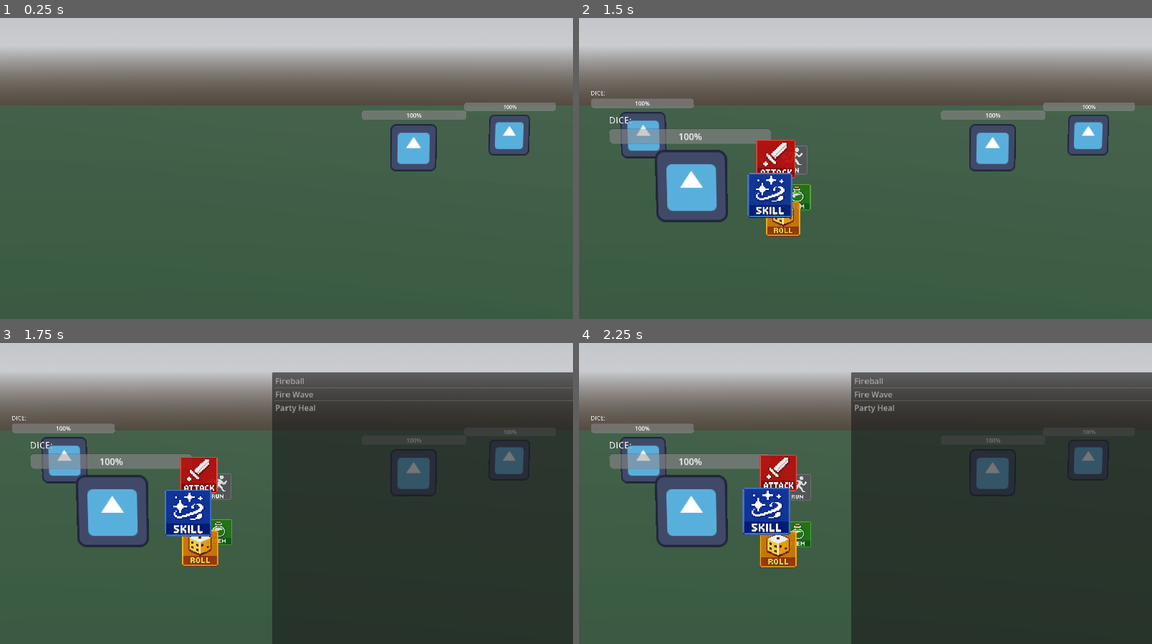
Above: before the commit, frames 1-4 (two rows, left to right).
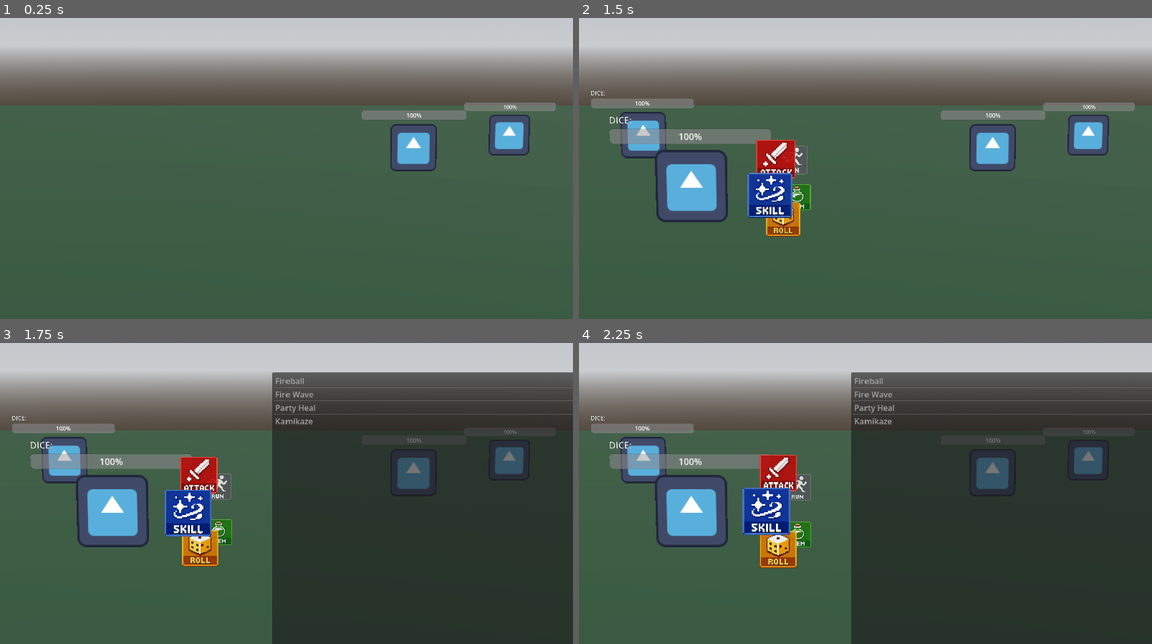
Above: after the commit, the same moments.

Repository: pollution0504/diceGame
Game: Godot game, scene res://Combat/battle_scene.tscn
The game is run twice, just before and just after one commit, with the same random seed, the same clock (stepped at 60 frames per second) and the same inputs. The project has no main scene, so this scene is started directly. The engine's default icon, where the game draws it, is replaced by a stand-in: a white triangle on a blue panel in a dark square.
Inputs:
- Up to frame 1 (0.25 s): no input
- Up to frame 2 (1.5 s): tap Enter (ui_accept) at 0.5, 0.77 s; hold D (right) 0.53-1.28 s; hold S (down) from 1.28 s (still down)
- Up to frame 3 (1.75 s): keep holding S (down); tap Enter (ui_accept) at 1.52 s
- Up to frame 4 (2.25 s): release S (down) at 2.03 s; hold D (right) from 2.03 s (still down)

Frames 1-2 are identical in both runs. In frame 3, 0.2% of the frame differs, in the area x 47-100%, y 23-28%; in frame 4, 0.2%.

Commit message:
i hate life

Diff:
--- a/Combat/battle_entity.gd
+++ b/Combat/battle_entity.gd
@@ -123,6 +123,7 @@
 			Effect.Target.ENEMY:
 				effect.apply(self, target_entity)
 			Effect.Target.ALL_ALLIES:
+				effect.apply(self, self)
 				for ally in allies:
 					effect.apply(self, ally)
 			Effect.Target.ALL_ENEMIES:
--- a/Combat/battle_player.gd
+++ b/Combat/battle_player.gd
@@ -110,11 +110,21 @@
 
 func PlaySkillAnimation(skill : Skill,target_entity: BattleEntity, allies: Array = [], enemies: Array = []):
 	var original_pos = global_position
-	var target_pos = target_entity.global_position
 	var ground_y = original_pos.y
 
+	# Pick a target position — center of enemies, or fallback to target_entity
+	var target_pos: Vector3
+	if target_entity == null and enemies.size() > 0:
+		target_pos = Vector3.ZERO
+		for e in enemies:
+			target_pos += e.global_position
+		target_pos /= enemies.size()
+	elif target_entity != null:
+		target_pos = target_entity.global_position
+	else:
+		target_pos = original_pos
+
 	var dir = (target_pos - original_pos).normalized()
-	# Takeoff point
 	var jump_start_pos = target_pos - (dir * skill.distance_from_enemy)
 	var tween = get_tree().create_tween()
 
--- a/Combat/battle_scene.gd
+++ b/Combat/battle_scene.gd
@@ -2,6 +2,7 @@
 
 # Signals make the flow much easier to manage
 signal target_selected(index)
+
 @onready var audio_stream_player_2d = $AudioStreamPlayer2D
 const battle_music = preload("res://Music/fd_music.mp3")
 const boxing_bell = preload("res://SFX/bell_sfx.mp3")
@@ -96,10 +97,13 @@
 		ally.combat_menu.run_pressed.connect(_on_run_decision)
 	# Connect using the callable syntax
 	i = 1
+
 	for e in enemies:
 		e.position += -1 * i * entity_spacing + Vector3(0,0.5,0)
 		i += 1
 		e.on_death.connect(enemy_death)
+	for ally in allies:
+		ally.on_death.connect(ally_death)
 
 func start_battle():
 	current_turn = TURNS.ALLIES
@@ -134,6 +138,12 @@
 	# The actor now knows how to take its own turn
 	await current_actor.take_turn(allies, enemies)
 	advance_turn()
+
+func ally_death(actor: BattleAlly):
+	allies.remove_at(allies.find(actor))
+	for ally in allies:
+		ally.queue_free()
+	actor.queue_free()
 
 func enemy_death(actor: BattleEnemy):
 	enemies.remove_at(enemies.find(actor))
--- a/Combat/player.tscn
+++ b/Combat/player.tscn
@@ -8,6 +8,7 @@
 [ext_resource type="Resource" uid="uid://bi5iyhuio7aq4" path="res://Combat/skillScripts/skill_fireball.tres" id="5_5t2hr"]
 [ext_resource type="Resource" uid="uid://byru4fgvfhjce" path="res://Combat/skillScripts/fire_wave.tres" id="6_202cd"]
 [ext_resource type="Resource" uid="uid://cgarysks70e7h" path="res://Combat/skillScripts/party_heal.tres" id="7_5t2hr"]
+[ext_resource type="Resource" uid="uid://bn0ew5380u3ao" path="res://Combat/skillScripts/kamikaze.tres" id="8_202cd"]
 
 [sub_resource type="Resource" id="Resource_n0l53"]
 script = ExtResource("2_nyq6c")
@@ -16,7 +17,7 @@
 [sub_resource type="Resource" id="Resource_hrir6"]
 script = ExtResource("3_nyq6c")
 dice = SubResource("Resource_n0l53")
-skills = Array[ExtResource("4_uu0yv")]([ExtResource("5_5t2hr"), ExtResource("6_202cd"), ExtResource("7_5t2hr")])
+skills = Array[ExtResource("4_uu0yv")]([ExtResource("5_5t2hr"), ExtResource("6_202cd"), ExtResource("7_5t2hr"), ExtResource("8_202cd")])
 metadata/_custom_type_script = "uid://c1wwrehvk76cp"
 
 [sub_resource type="AtlasTexture" id="AtlasTexture_cbytb"]
--- /dev/null
+++ b/Combat/skillScripts/kamikaze.tres
@@ -0,0 +1,55 @@
+[gd_resource type="Resource" script_class="Skill" format=3 uid="uid://bn0ew5380u3ao"]
+
+[ext_resource type="Script" uid="uid://6xm14yat1ht2" path="res://Combat/effectScripts/effect.gd" id="1_ab3wt"]
+[ext_resource type="Script" uid="uid://n5l60xb6tqk8" path="res://Combat/effectScripts/burn_effect.gd" id="2_ja7he"]
+[ext_resource type="Script" uid="uid://d2ca55opiqa03" path="res://Combat/skillScripts/skill.gd" id="2_lucsp"]
+[ext_resource type="Script" uid="uid://ddqc7gke31p6i" path="res://Combat/effectScripts/burn_status.gd" id="3_05kn1"]
+[ext_resource type="Script" uid="uid://bskrvflcdgkli" path="res://Combat/effectScripts/damage_effect.gd" id="4_2vmum"]
+
+[sub_resource type="Resource" id="Resource_sbgad"]
+script = ExtResource("3_05kn1")
+status_name = "Burn"
+metadata/_custom_type_script = "uid://ddqc7gke31p6i"
+
+[sub_resource type="Resource" id="Resource_2pcq7"]
+script = ExtResource("2_ja7he")
+status_to_apply = SubResource("Resource_sbgad")
+target_type = 3
+metadata/_custom_type_script = "uid://n5l60xb6tqk8"
+
+[sub_resource type="Resource" id="Resource_vrfpq"]
+script = ExtResource("3_05kn1")
+status_name = "Burn"
+metadata/_custom_type_script = "uid://ddqc7gke31p6i"
+
+[sub_resource type="Resource" id="Resource_ugump"]
+script = ExtResource("2_ja7he")
+status_to_apply = SubResource("Resource_vrfpq")
+target_type = 2
+metadata/_custom_type_script = "uid://n5l60xb6tqk8"
+
+[sub_resource type="Resource" id="Resource_ja7he"]
+script = ExtResource("4_2vmum")
+base_damage = 50
+mana_cost = 0
+target_type = 3
+metadata/_custom_type_script = "uid://bskrvflcdgkli"
+
+[sub_resource type="Resource" id="Resource_05kn1"]
+script = ExtResource("4_2vmum")
+base_damage = 25
+target_type = 2
+metadata/_custom_type_script = "uid://bskrvflcdgkli"
+
+[sub_resource type="Resource" id="Resource_lmaua"]
+script = ExtResource("4_2vmum")
+base_damage = 1000
+target_type = 0
+metadata/_custom_type_script = "uid://bskrvflcdgkli"
+
+[resource]
+script = ExtResource("2_lucsp")
+name = "Kamikaze"
+effects = Array[ExtResource("1_ab3wt")]([SubResource("Resource_2pcq7"), SubResource("Resource_ugump"), SubResource("Resource_ja7he"), SubResource("Resource_05kn1"), SubResource("Resource_lmaua")])
+target_type = 4
+metadata/_custom_type_script = "uid://d2ca55opiqa03"
--- a/Combat/skillScripts/skill.gd
+++ b/Combat/skillScripts/skill.gd
@@ -9,3 +9,6 @@
 @export var distance_from_enemy : float = 2.0
 
 @export var target_type: TargetType
+
+# wip
+@export var soundEffect: AudioStream
